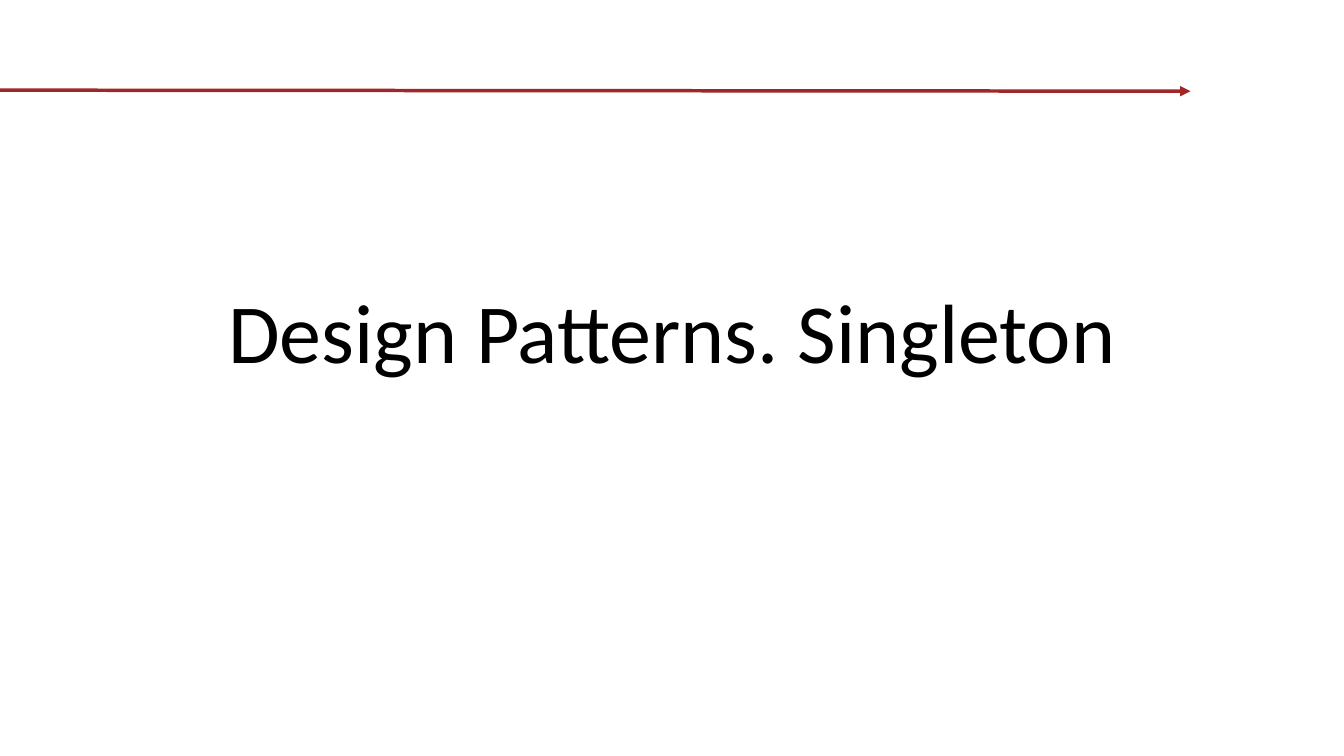
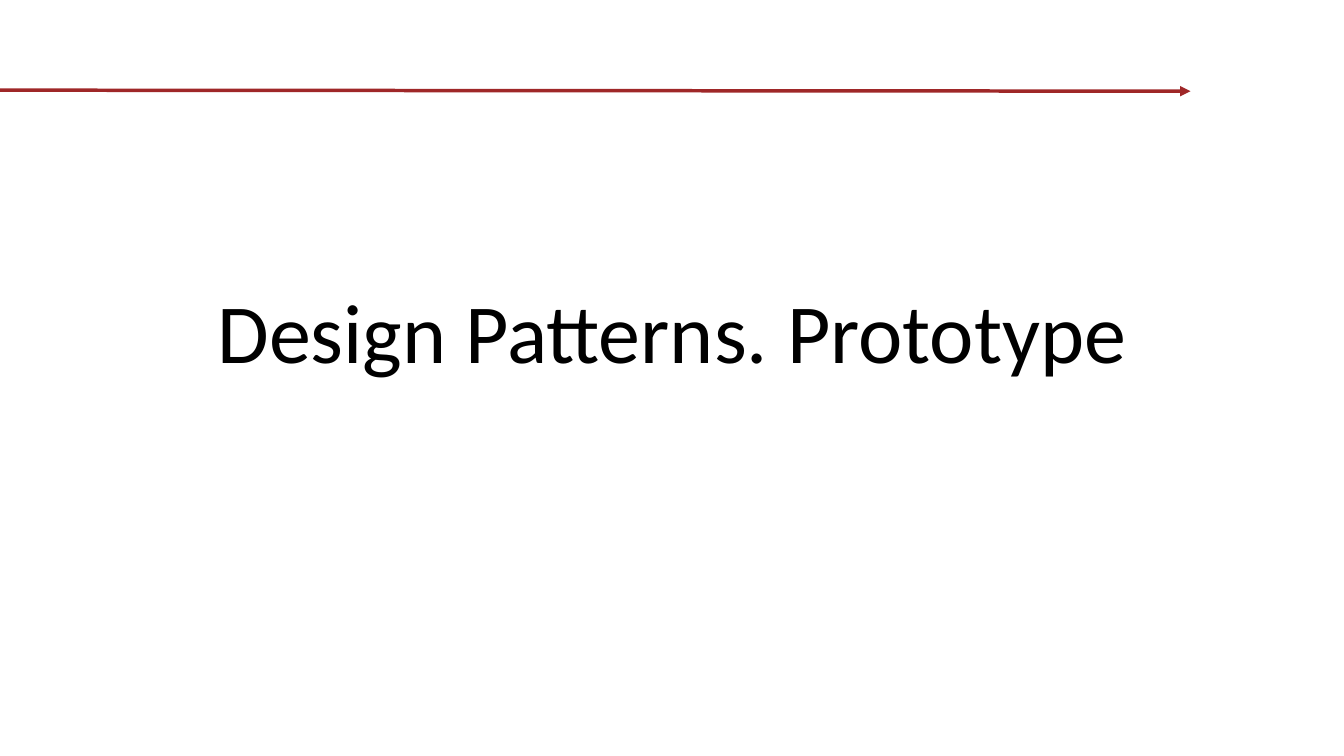
Before and after one commit to tishyk/codespacedirstructure, a slide deck: slide 1 of T1. Design Patterns/Prototype/Demo.pptx. Drawn at 1344x756 pixels with LibreOffice and Linux fonts; fonts in the diff are those of the drawing; background and template pictures are left out. Boxes give left, top, right and bottom in pixels: in the first picture for what was removed or moved away, otherwise in the second. Text is boxed around its words. In the diff, an @@ line names an element or a change of style, - is before the commit and + after.

Commit message:
T1. Patterns. part2

```diff
--- a/T1. Design Patterns/Prototype/Demo.pptx
+++ b/T1. Design Patterns/Prototype/Demo.pptx
@@ title at <box>217,305,1126,378</box>: text changed @@
-Design Patterns. Singleton
+Design Patterns. Prototype
```
Also in this commit, not shown: 1 other slide changed, 9 slides added, 19 other files.
